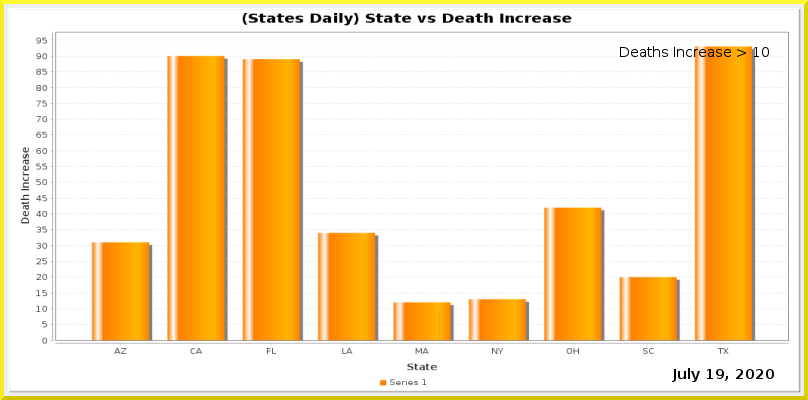
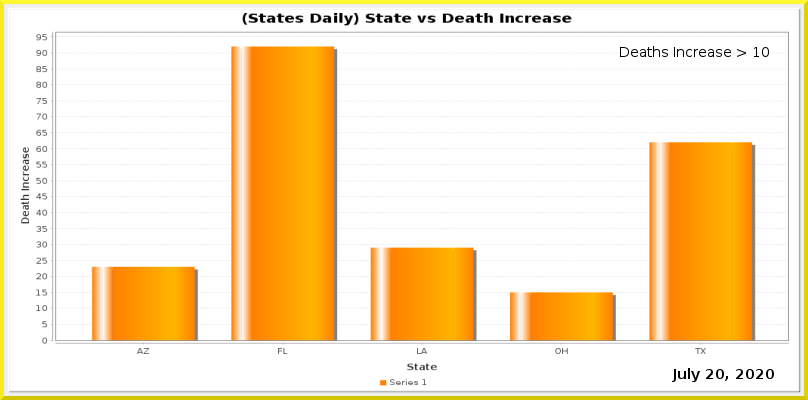
Layers edited between the first and the second (808, 400) image:
painted on "Current Date" over <box>706,369,724,379</box>
painted on "Date_vs_TestIncrease.png" over <box>36,34,789,354</box>
